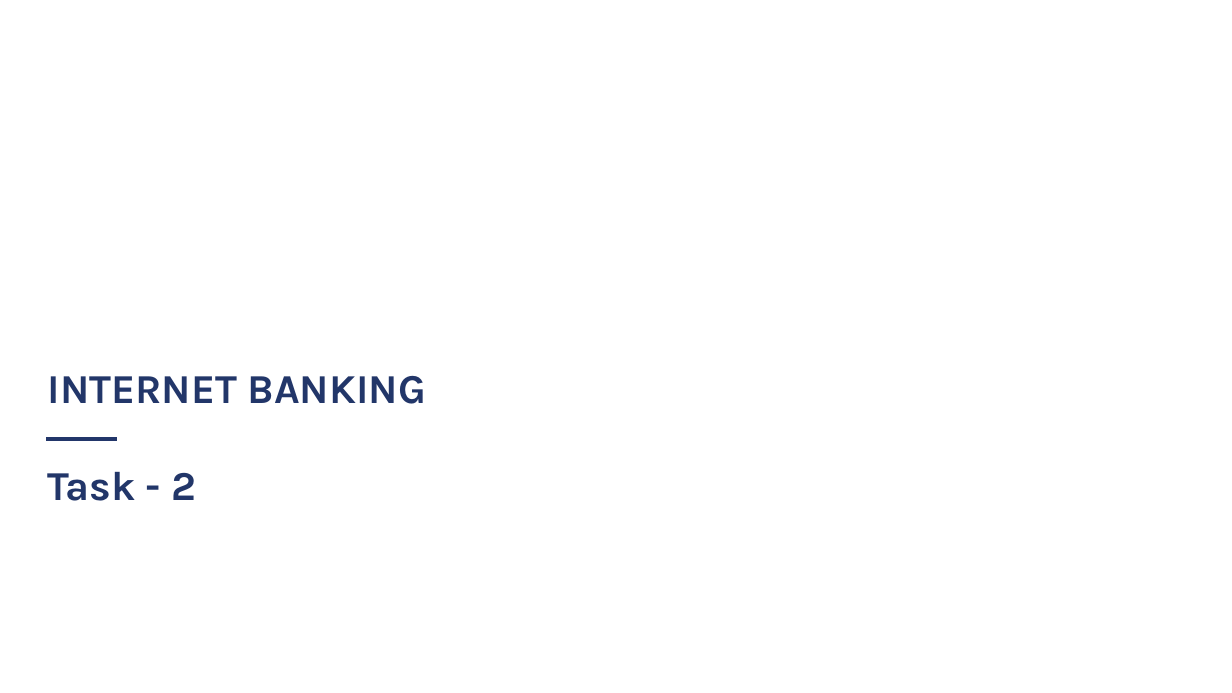
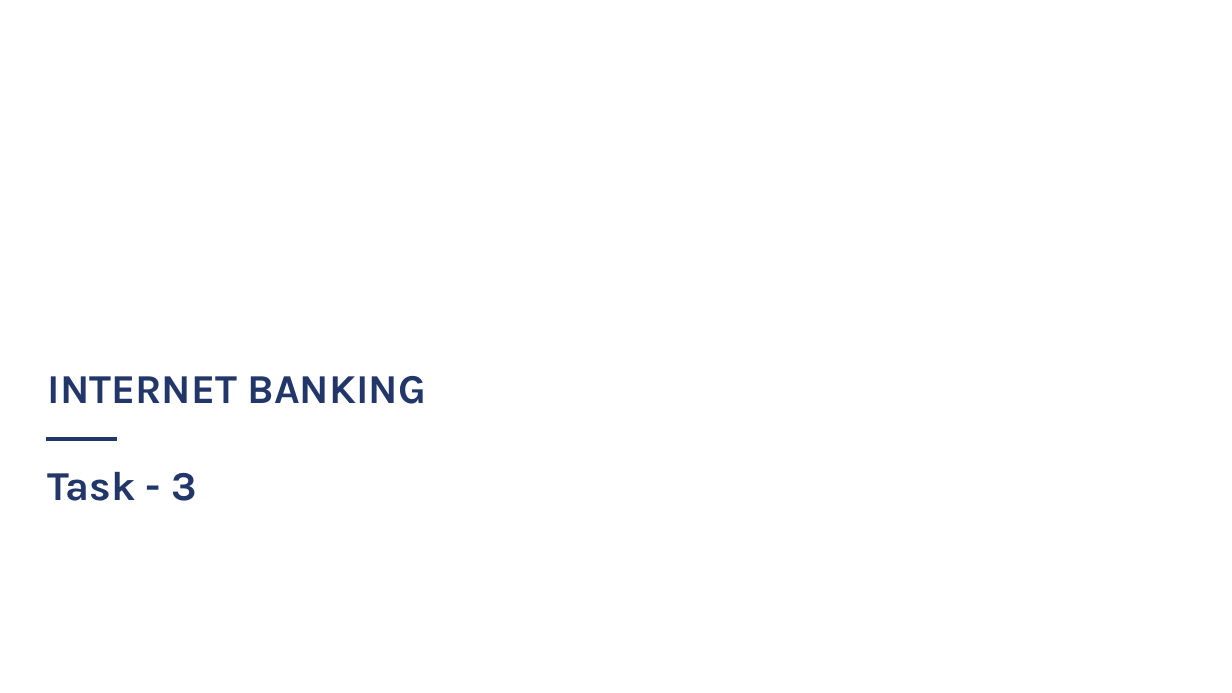
Before and after one commit to libakeerthika/online-banking, a slide deck: slide 1 of Group_A9_11.pptx. Drawn at 1232x693 pixels with LibreOffice and Linux fonts; fonts in the diff are those of the drawing; background and template pictures are left out. Boxes give left, top, right and bottom in pixels: in the first picture for what was removed or moved away, otherwise in the second. Text is boxed around its words. In the diff, an @@ line names an element or a change of style, - is before the commit and + after.

```diff
--- a/Group_A9_11.pptx
+++ b/Group_A9_11.pptx
@@ text at [48, 471, 198, 501]: text changed @@
-Task - 2
+Task - 3
```
Also in this commit, not shown: 4 other slides changed, 6 slides added, 3 slides removed.
